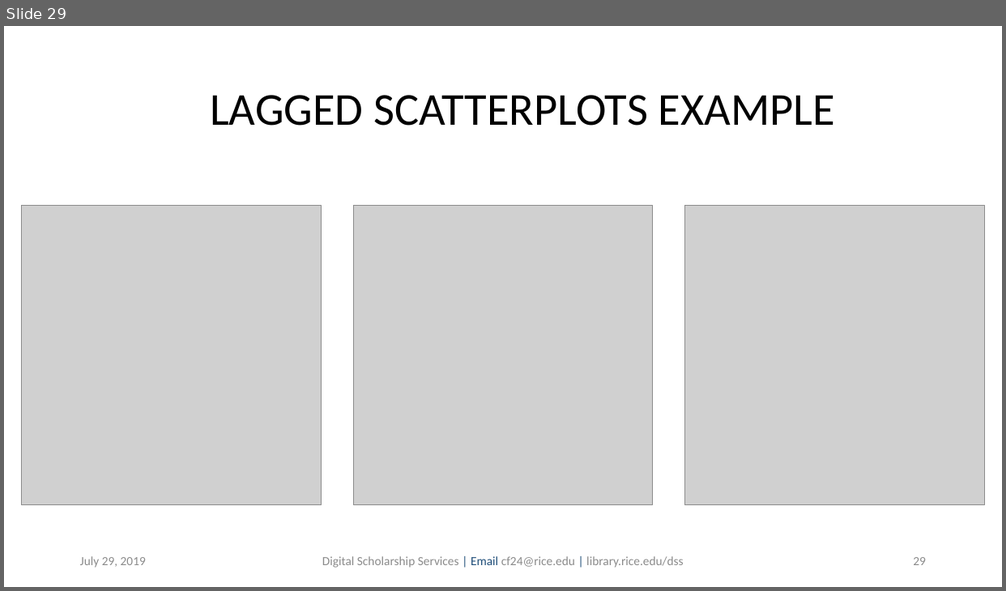
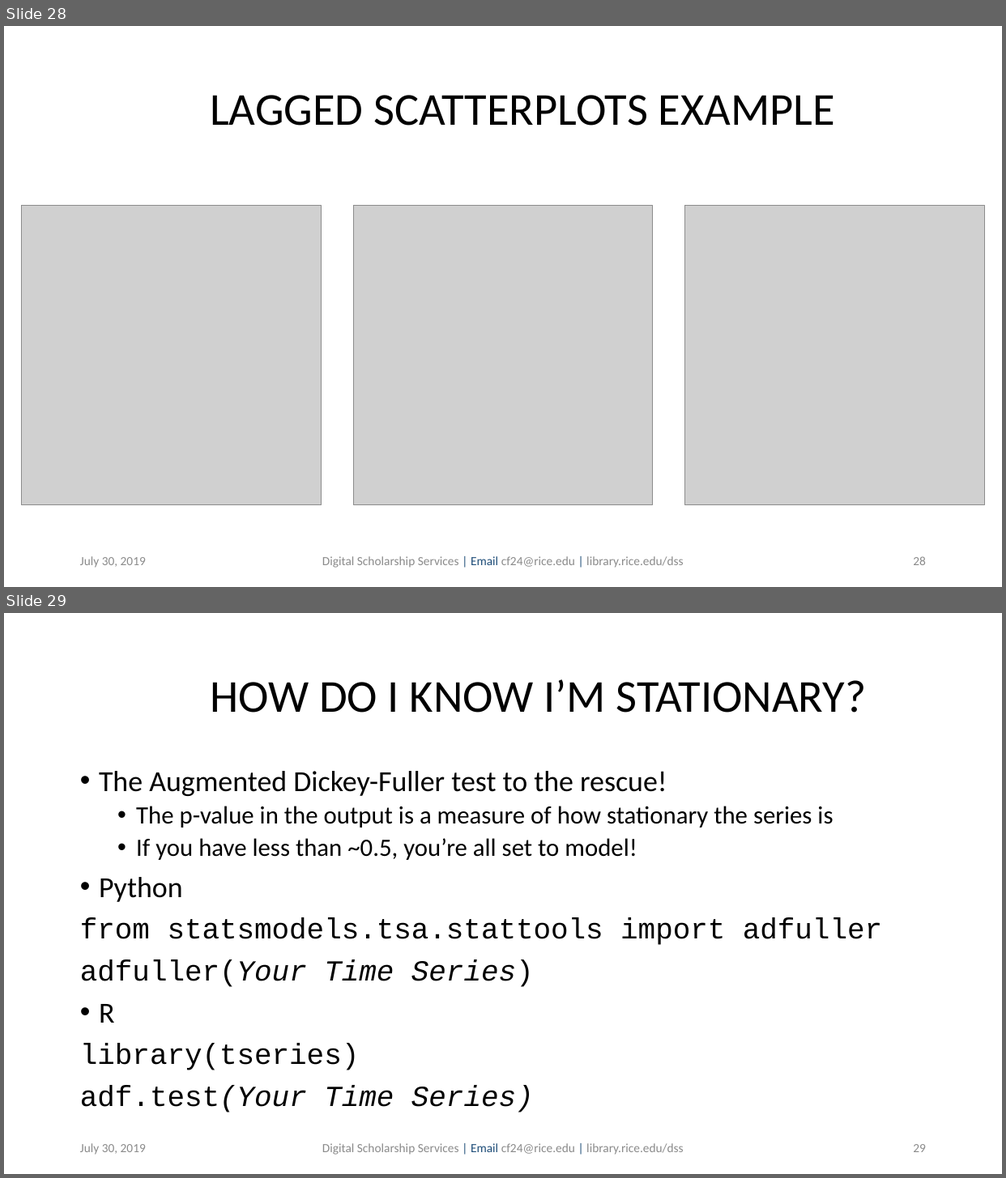
Before and after one commit to bakitybacon/rice-data-and-donuts, a slide deck: tsa/Introduction to Time Series Analysis.pptx. Shown one above the other, each under a label of ours: slide 29 before the commit, slides 28 and 29 after it. The pictures are 1006x591 and 1006x1178 pixels, drawn with LibreOffice and Linux fonts; fonts in the diff are those of the drawing; grey boxes stand for pictures; background and template pictures are left out. Boxes give left, top, right and bottom in pixels: in the first picture for what was removed or moved away, otherwise in the second. Text is boxed around its words. In the diff, an @@ line names an element or a change of style, - is before the commit and + after.

```diff
--- a/tsa/Introduction to Time Series Analysis.pptx
+++ b/tsa/Introduction to Time Series Analysis.pptx
@@ slide 29 added at (4, 613, 1002, 1174), background #FFFFFF @@
@@ title added at (210, 679, 867, 713), 44 pt, text #000000 @@
+HOW DO I KNOW I’M STATIONARY?
@@ text added at (80, 771, 882, 1113), 28 pt, text #000000 @@
+• The Augmented Dickey-Fuller test to the rescue!
+  • The p-value in the output is a measure of how stationary the series is
+  • If you have less than ~0.5, you’re all set to model!
+• Python
+from statsmodels.tsa.stattools import adfuller
+adfuller(Your Time Series)
+• R
+library(tseries)
+adf.test(Your Time Series)
@@ text added at (80, 1144, 146, 1155), 12 pt, text #8C8C8C @@
+July 30, 2019
@@ text added at (322, 1144, 683, 1155), 12 pt, text #8C8C8C @@
+Digital Scholarship Services | Email cf24@rice.edu | library.rice.edu/dss
@@ page number added at (913, 1144, 926, 1152), 12 pt, text #8C8C8C @@
+29
@@ what was slide 29 is now slide 28 @@
@@ slide 28 changed as well @@
@@ text at (80, 557, 146, 568): text changed @@
-July 29, 2019
+July 30, 2019
@@ page number at (913, 557, 926, 565): text changed @@
-29
+28
```
Also in this commit, not shown: 39 other slides changed, 8 other slides added.
